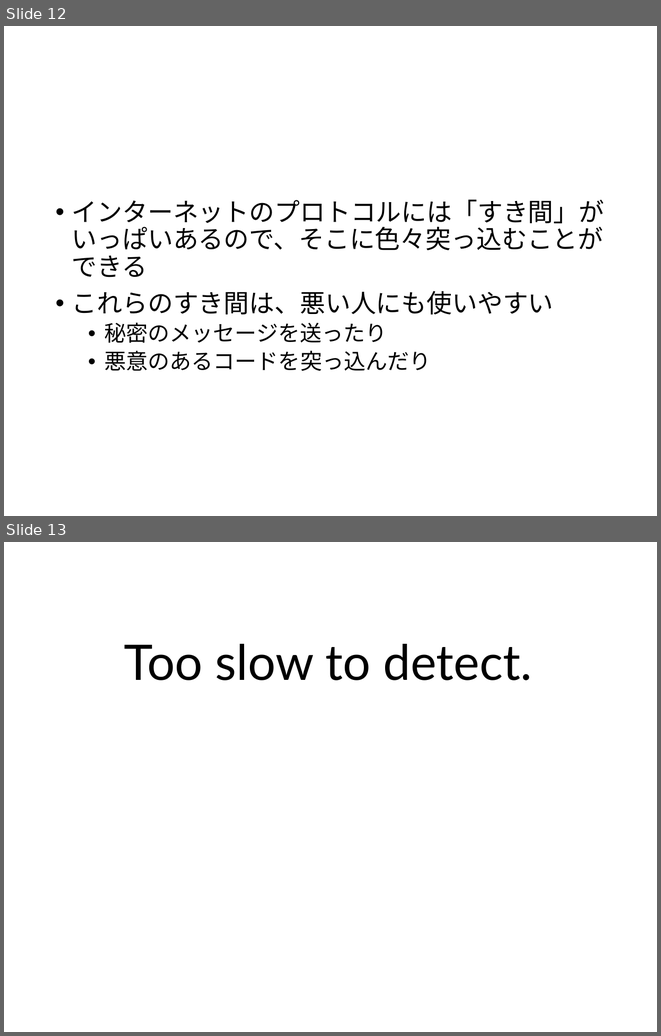
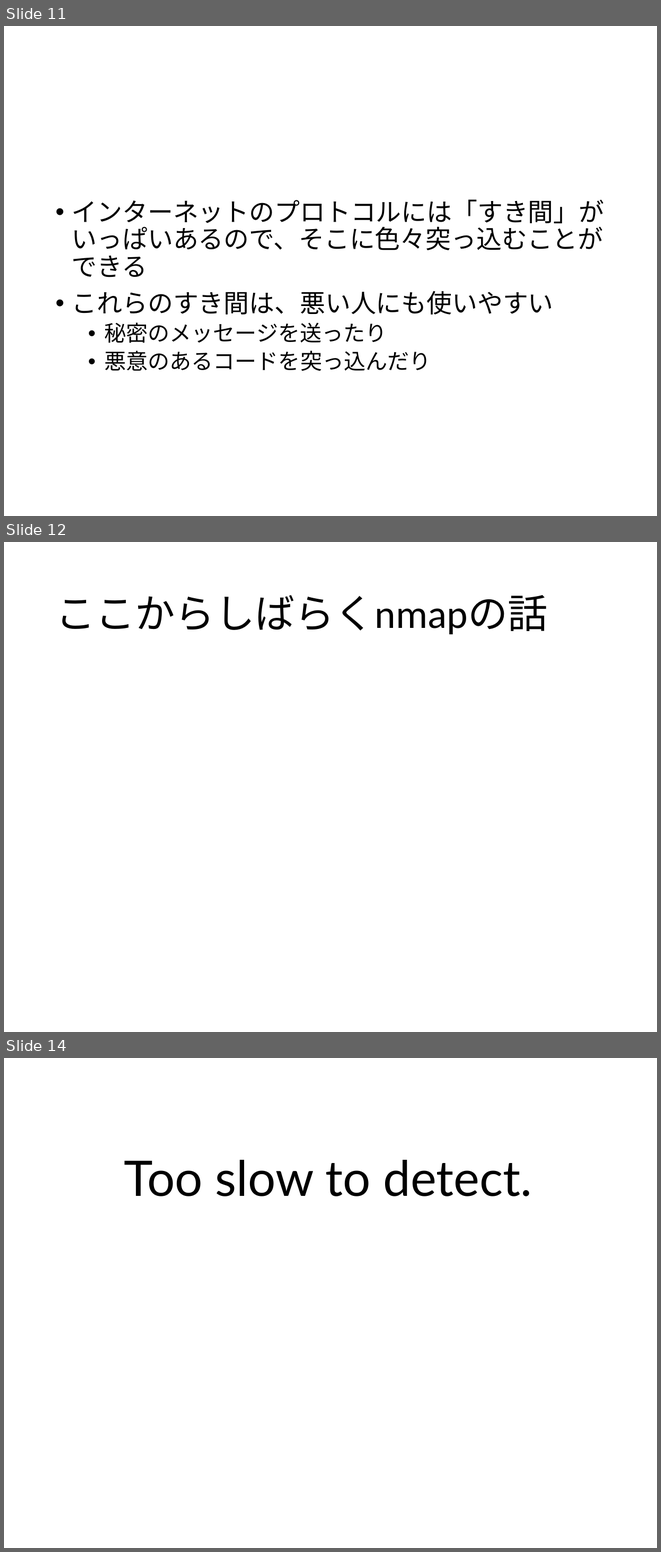
Before and after one commit to ozuma/sumida_sec, a slide deck: 2015-no.2/ppt/00_ozuma.pptx. Shown one above the other, each under a label of ours: slides 12 and 13 before the commit, slides 11, 12 and 14 after it; the slides between them are not shown. The pictures are 661x1036 and 661x1552 pixels, drawn with LibreOffice and Linux fonts; fonts in the diff are those of the drawing; background and template pictures are left out. Boxes give left, top, right and bottom in pixels: in the first picture for what was removed or moved away, otherwise in the second. Text is boxed around its words. In the diff, an @@ line names an element or a change of style, - is before the commit and + after.

```diff
--- a/2015-no.2/ppt/00_ozuma.pptx
+++ b/2015-no.2/ppt/00_ozuma.pptx
@@ slide 12 added at (x1=4, y1=542, x2=657, y2=1032), background #FFFFFF @@
@@ title added at (x1=55, y1=595, x2=548, y2=634), 44 pt, text #000000 @@
+ここからしばらくnmapの話
@@ what was slide 12 is now slide 11 @@
@@ what was slide 13 is now slide 14 @@
```
Also in this commit, not shown: 7 slides changed, 7 other slides added, 1 slide removed.
